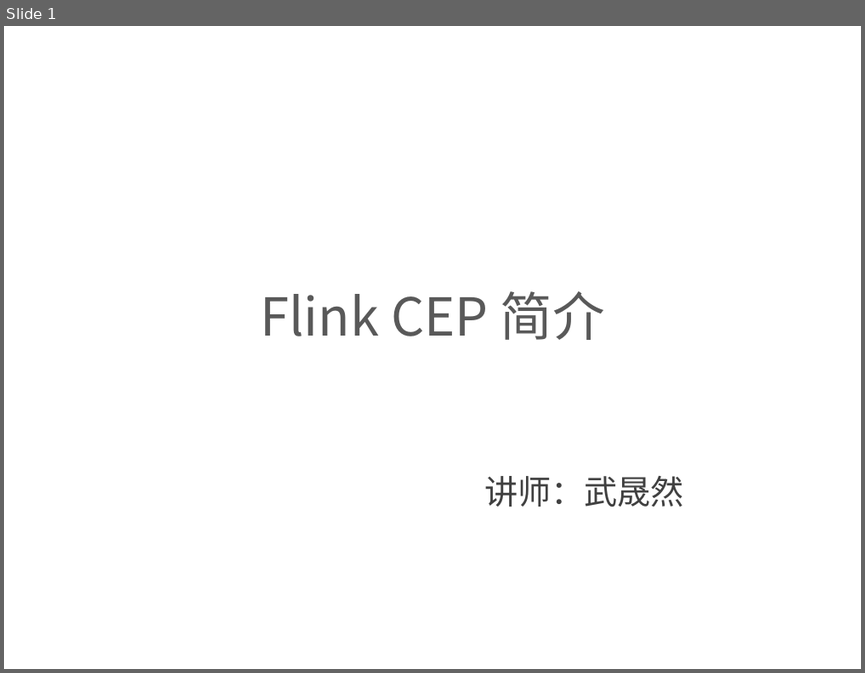
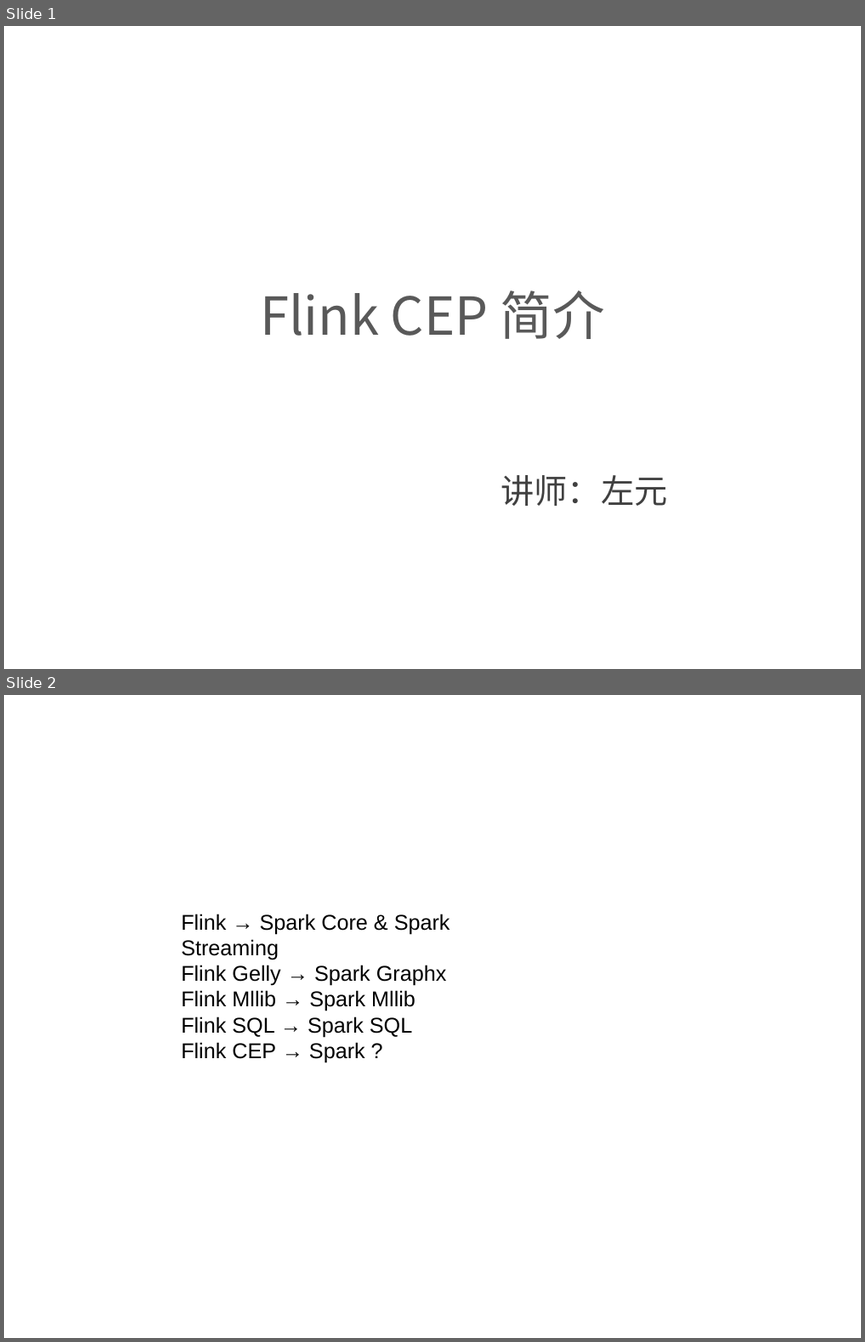
Before and after one commit to confucianzuoyuan/flink-tutorial, a slide deck: slides/8_Flink CEP简介.pptx. Shown one above the other, each under a label of ours: slide 1 before the commit, slides 1 and 2 after it. The pictures are 865x673 and 865x1342 pixels, drawn with LibreOffice and Linux fonts; fonts in the diff are those of the drawing; background and template pictures are left out. Boxes give left, top, right and bottom in pixels: in the first picture for what was removed or moved away, otherwise in the second. Text is boxed around its words. In the diff, an @@ line names an element or a change of style, - is before the commit and + after.

```diff
--- a/slides/8_Flink CEP简介.pptx
+++ b/slides/8_Flink CEP简介.pptx
@@ slide 2 added at (4,695,861,1338), background picture (left out) @@
@@ text added at (181,913,450,1063), 18 pt, text #000000 @@
+Flink → Spark Core & Spark Streaming
+Flink Gelly → Spark Graphx
+Flink Mllib → Spark Mllib
+Flink SQL → Spark SQL
+Flink CEP → Spark ?
@@ slide 1 changed as well @@
@@ text at (501,475,668,505): text changed @@
-讲师：武晟然
+讲师：左元
```
Also in this commit, not shown: 13 other slides changed, 6 other files.
